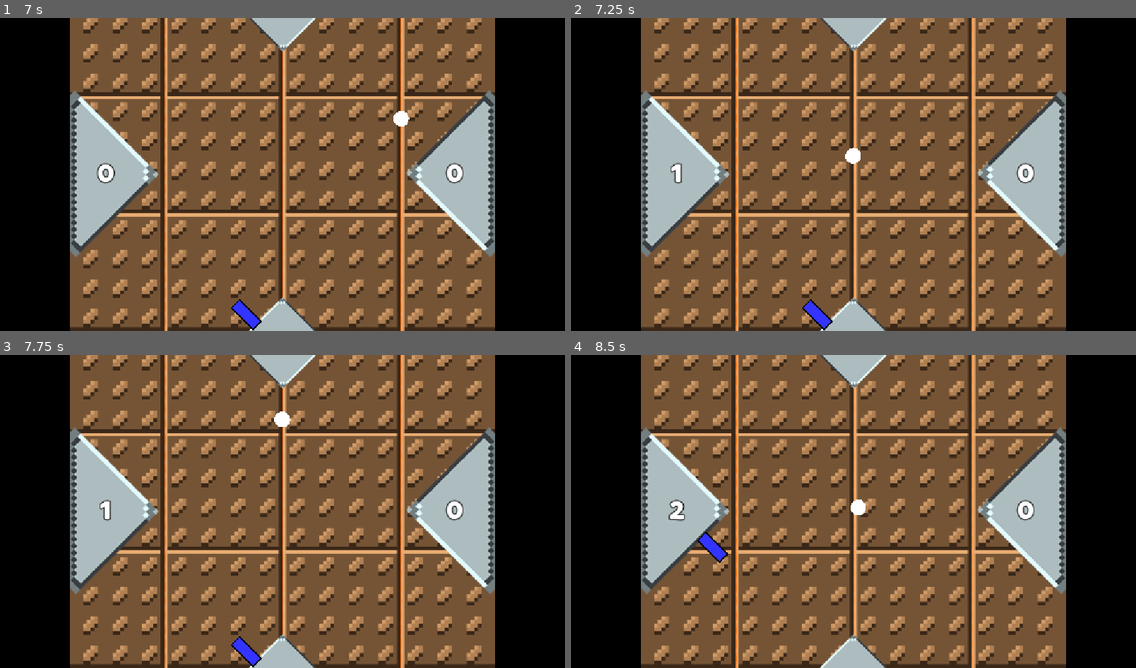
Above: before the commit, frames 1-4 (two rows, left to right).
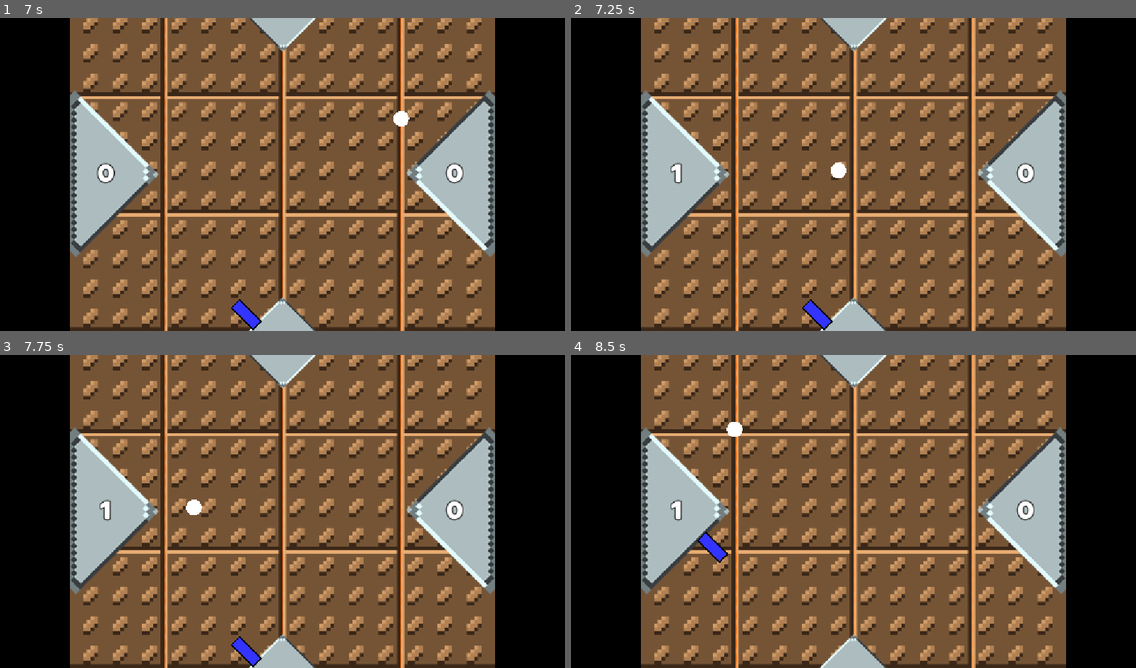
Above: after the commit, the same moments.

Repository: OskarSJ1337/GodotGame
Game: Godot game, scene res://scenes/menus/main_menu.tscn
Two runs of this game, one before a commit and one after it. Both use one fixed random seed, a clock stepped at 60 frames per second and the inputs below.
Inputs (mouse positions are in pixels of both pictures, inside the frame that each line leads up to):
- Up to frame 1 (7 s): click "Start" at 0.5 s; click (231, 89) at 1.27 s; type "12" at 1.35 s; click (231, 108) at 1.5 s; type "12" at 1.58 s; click "CLIENT" at 2 s; hold W (up) 2.78-3.53 s; hold S (down) 3.53-4.28 s; hold W (up) 4.28-5.78 s; hold S (down) from 5.78 s (still down)
- Up to frame 2 (7.25 s): keep holding S (down)
- Up to frame 3 (7.75 s): keep holding S (down)
- Up to frame 4 (8.5 s): release S (down) at 8.03 s; hold W (up) from 8.03 s (still down)

Frame 1 is identical in both runs. In frame 2, 0.2% of the frame differs, in the area x 46-52%, y 41-52%; in frame 3, 0.2%; in frame 4, 0.3%, in the area x 17-53%, y 21-54%.

Commit message:
Reste starting speed

Diff:
--- a/scenes/battle/ball.gd
+++ b/scenes/battle/ball.gd
@@ -19,6 +19,7 @@
 	position.x = 576
 	position.y = 312
 	dir = random_direction()
+	velocity = Vector2(-start_speed,0)
 
 func random_direction():
 	var new_dir := Vector2()
